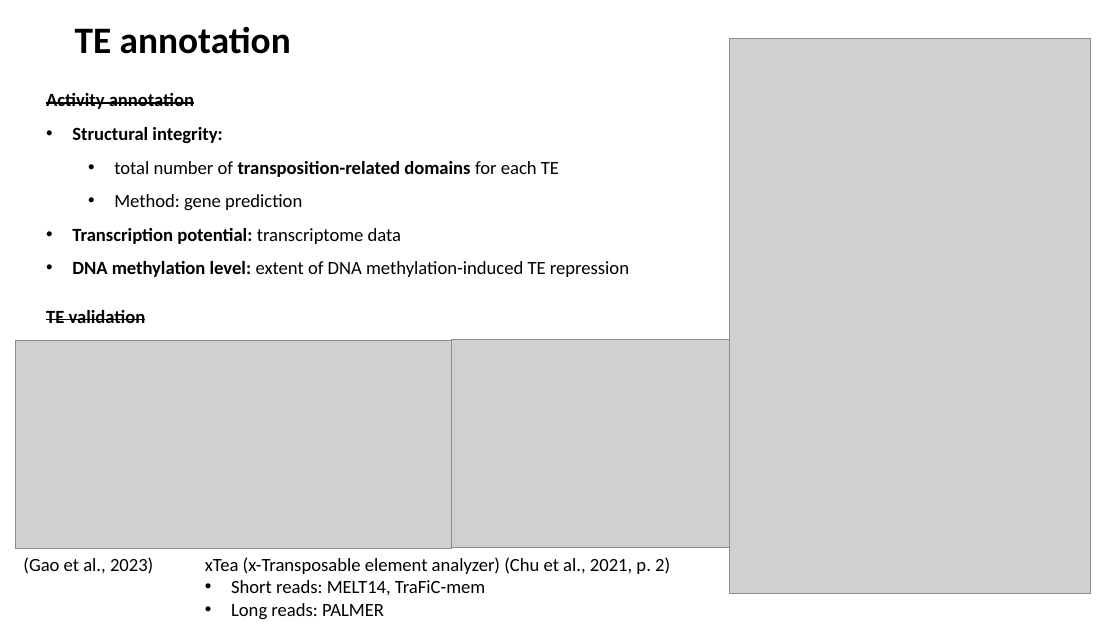
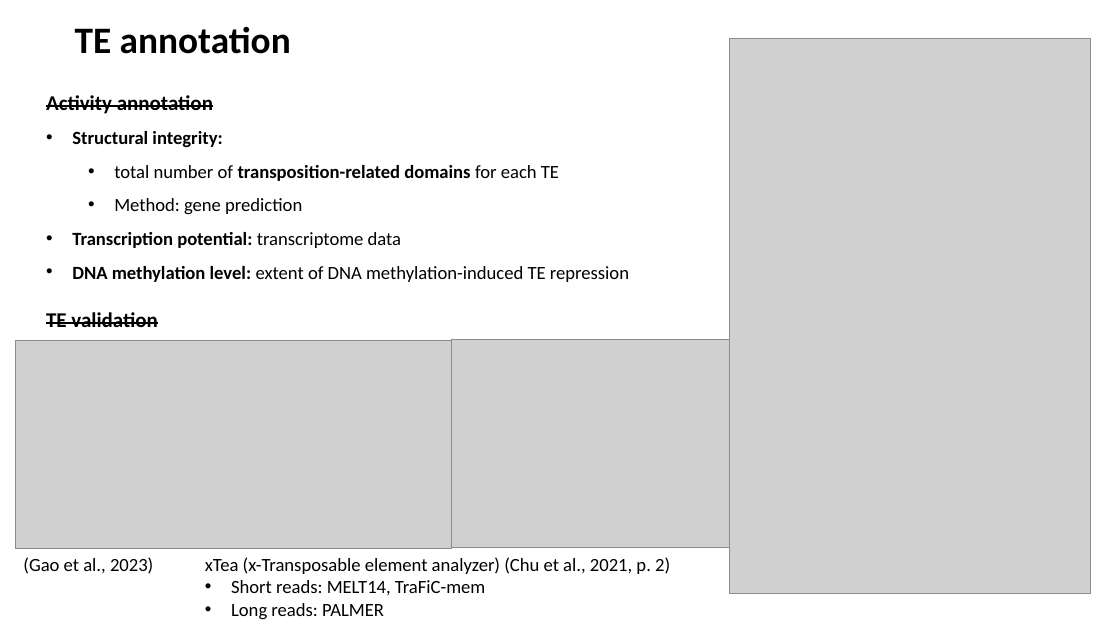
Before and after one commit to SirLearning/GeneticsNotes, a slide deck: slide 5 of undergraduate/Presentation.pptx. Drawn at 1120x630 pixels with LibreOffice and Linux fonts; fonts in the diff are those of the drawing; grey boxes stand for pictures. Boxes give left, top, right and bottom in pixels: in the first picture for what was removed or moved away, otherwise in the second. Text is boxed around its words. In the diff, an @@ line names an element or a change of style, - is before the commit and + after.

```diff
--- a/undergraduate/Presentation.pptx
+++ b/undergraduate/Presentation.pptx
@@ text at [46, 95, 213, 114]: size 16 to 18 pt in "Activity annotation" @@
@@ text "TE validation" at [46, 312, 157, 327]: size 16 to 18 pt @@
```
Also in this commit, not shown: 1 other slide changed.
